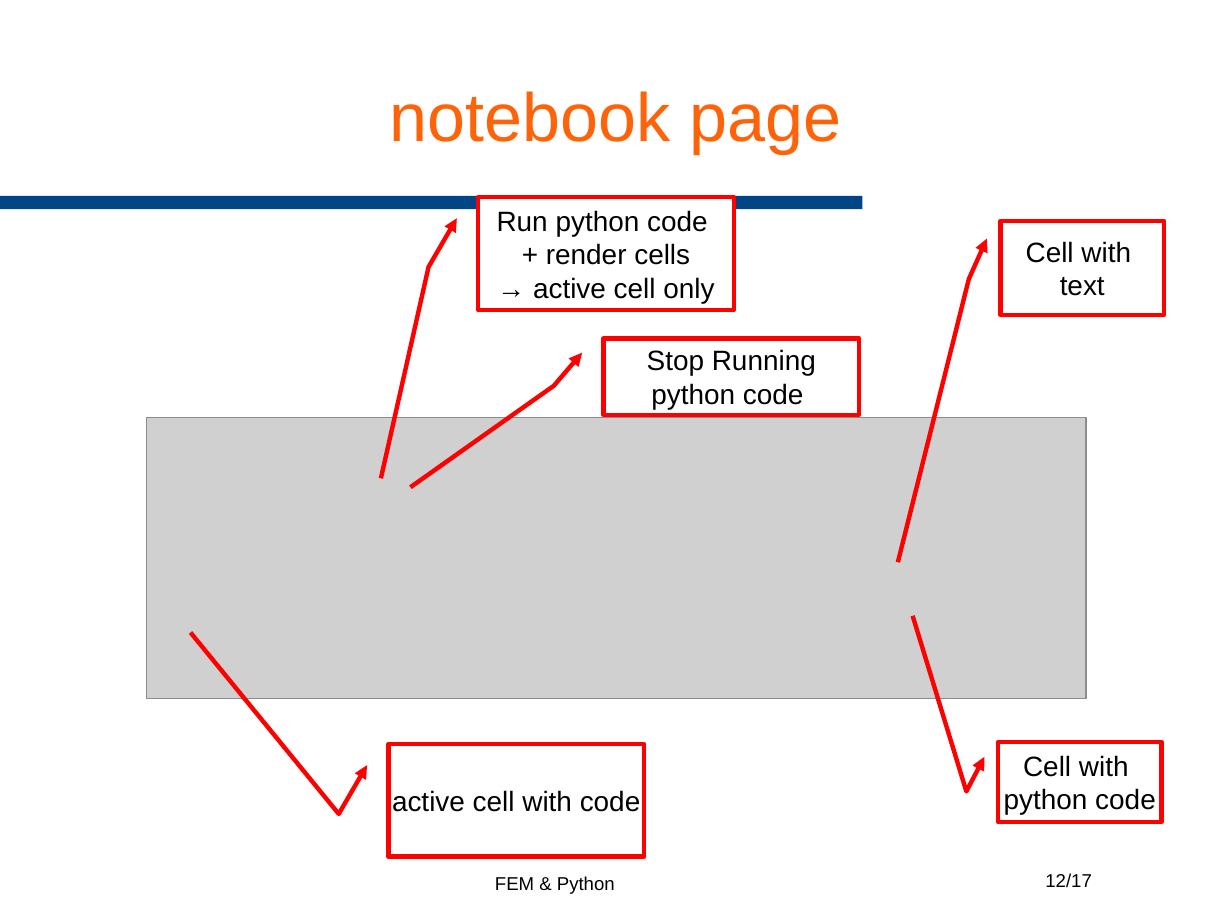
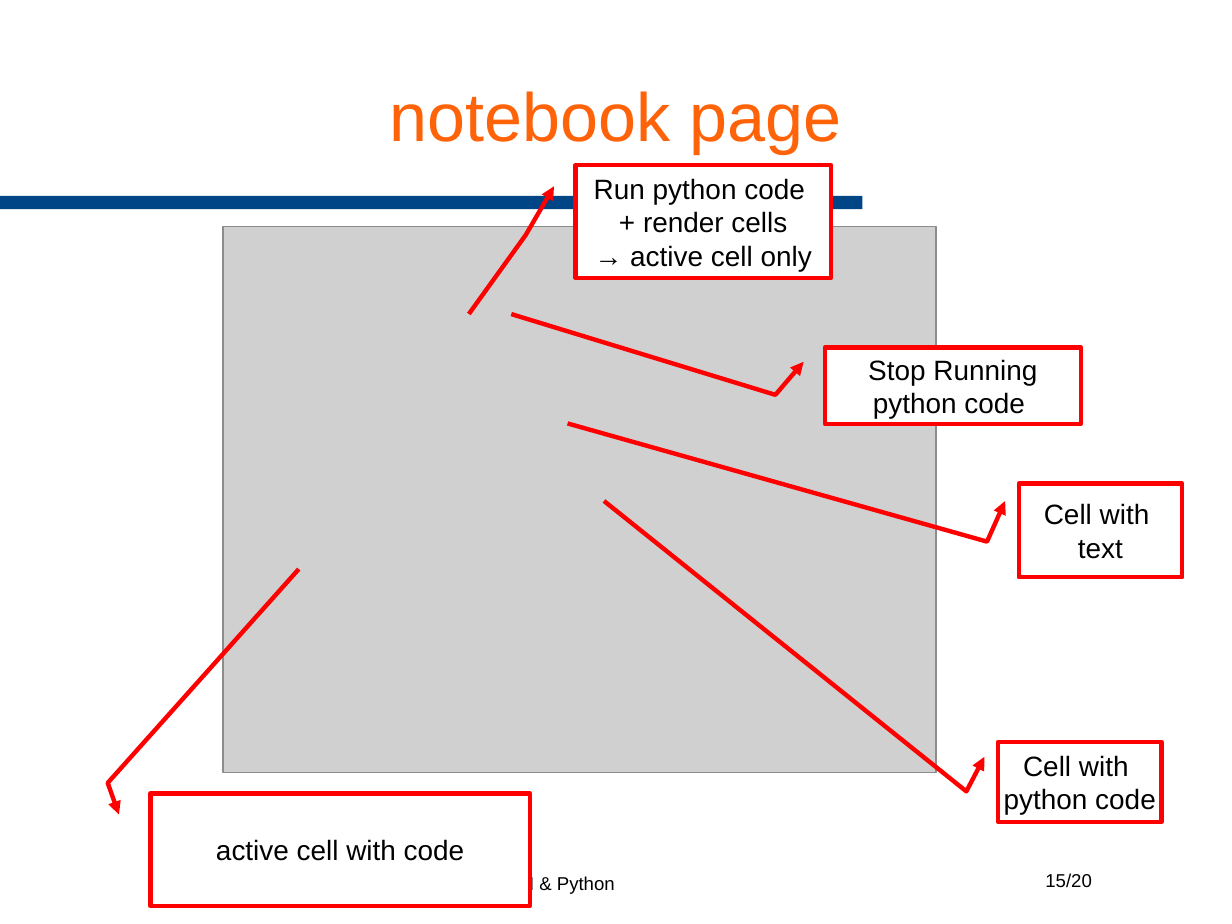
Before and after one commit to AndreaCodd/eenotes, a slide deck: slide 15 of Notebooks/GeophysicalImaging/resources/Slides/01 Intro.odp (slide 12 before the commit). Drawn at 1232x924 pixels with LibreOffice and Linux fonts; fonts in the diff are those of the drawing; grey boxes stand for pictures; background and template pictures are left out. Boxes give left, top, right and bottom in pixels: in the first picture for what was removed or moved away, otherwise in the second. Text is boxed around its words. In the diff, an @@ line names an element or a change of style, - is before the commit and + after.

Commit message:
more lectures

```diff
--- a/Notebooks/GeophysicalImaging/resources/Slides/01 Intro.odp
+++ b/Notebooks/GeophysicalImaging/resources/Slides/01 Intro.odp
@@ border callout "Run python code + render ...": place and size @@
-border callout "Run python code + render ..." at bbox=[478, 197, 735, 310]
+border callout "Run python code + render ..." at bbox=[576, 165, 832, 278]
@@ picture: place and size @@
-picture at bbox=[146, 418, 1087, 699]
+picture at bbox=[224, 227, 937, 773]
@@ border callout "Stop Running python code": place and size @@
-border callout "Stop Running python code" at bbox=[604, 339, 860, 415]
+border callout "Stop Running python code" at bbox=[825, 348, 1081, 424]
@@ proportions changed in 4 elements at bbox=[576, 165, 832, 278], bbox=[825, 348, 1081, 424], bbox=[151, 794, 530, 907], bbox=[1020, 484, 1183, 578] @@
@@ border callout "Cell with text": place and size @@
-border callout "Cell with text" at bbox=[1001, 221, 1164, 315]
+border callout "Cell with text" at bbox=[1020, 484, 1183, 578]
@@ border callout "active cell with code": place and size @@
-border callout "active cell with code" at bbox=[388, 745, 644, 857]
+border callout "active cell with code" at bbox=[151, 794, 530, 907]
@@ page number at bbox=[1045, 873, 1092, 888]: text changed @@
-12/17
+15/20
```
Also in this commit, not shown: 2 other slides changed, 5 slides added, 2 slides removed, 2 other files.
